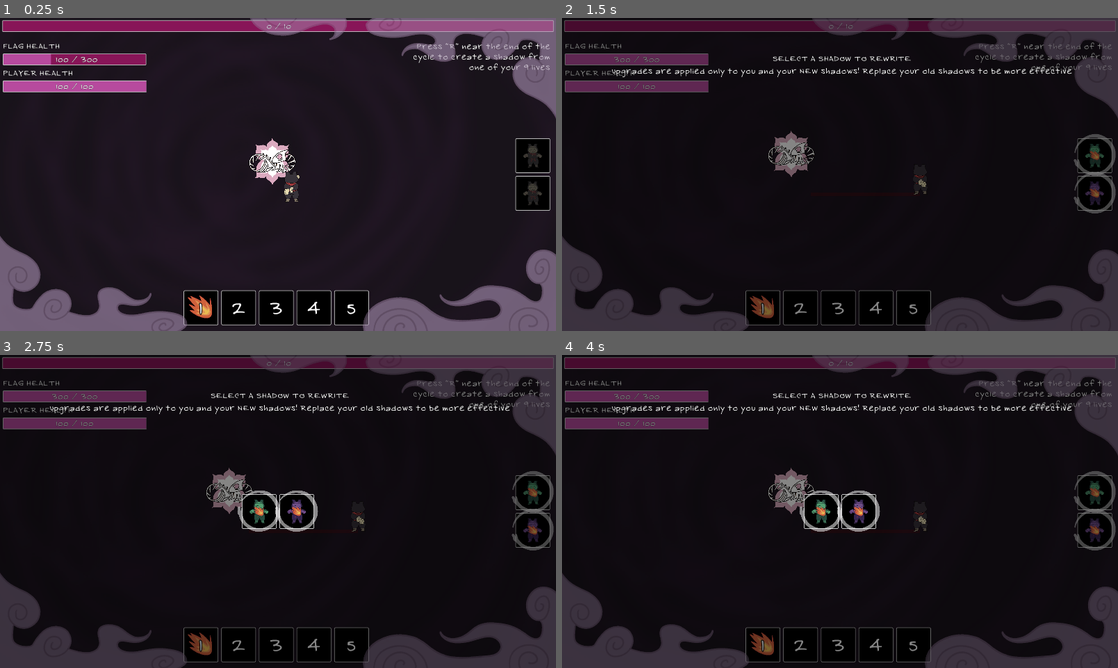
Above: before the commit, frames 1-4 (two rows, left to right).
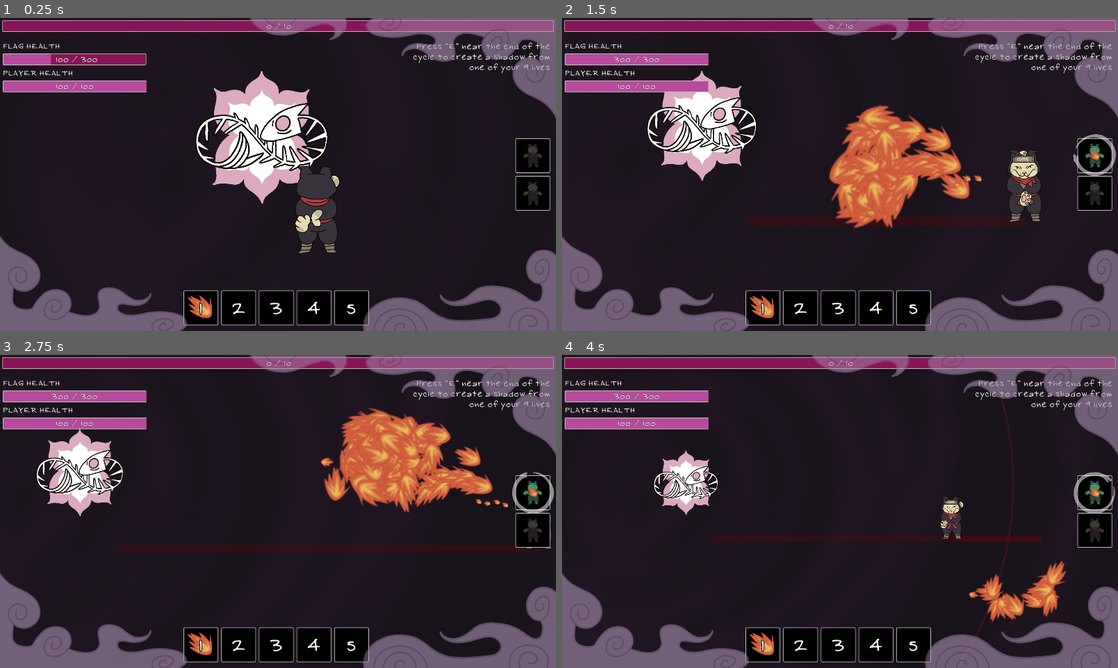
Above: after the commit, the same moments.

Repository: duckenclaw/gmtk2025
Game: Godot game, scene res://src/game/game.tscn
Same seed, same stepped clock (60 frames per second), same inputs: the game is played once before the commit and once after it.
Inputs (mouse positions are in pixels of both pictures, inside the frame that each line leads up to):
- Up to frame 1 (0.25 s): no input
- Up to frame 2 (1.5 s): tap R (record, bound only before the commit) at 0.5, 0.8, 1.25 s; move the mouse to (962, 158) at 0.52 s; hold Right (ui_right) 0.53-1.25 s; tap E (record, bound only after the commit) at 0.6 s; click (962, 158) at 0.67 s; drag from (728, 190) to (923, 180) at 1.27 s
- Up to frame 3 (2.75 s): tap R (record, bound only before the commit) at 2, 2.3 s; move the mouse to (333, 442) at 2.02 s; press the mouse at (333, 442) at 2.03 s; hold Right (ui_right) from 2.03 s (still down)
- Up to frame 4 (4 s): release Right (ui_right) at 2.75 s; release the mouse at (895, 442) at 2.75 s; tap R (record, bound only before the commit) at 2.75, 3.5, 3.6 s; drag from (812, 574) to (789, 492) at 2.77 s; move the mouse to (1006, 558) at 3.52 s; hold Left (ui_left) from 3.53 s (still down); click (1006, 558) at 3.67 s

The runs differ from the first frame. In frame 1, 6.3% of the frame differs, in the area x 35-83%, y 8-76%; in frame 2, 31%, in the area x 0-100%, y 0-100%; in frame 3, 31%; in frame 4, 25%.

Commit message:
added rewriting copies

Diff:
--- a/project.godot
+++ b/project.godot
@@ -114,7 +114,7 @@
 }
 record={
 "deadzone": 0.2,
-"events": [Object(InputEventKey,"resource_local_to_scene":fa …(140 unchanged characters)… d":false,"keycode":0,"physical_keycode":82,"key_label":0,"unicode":114,"location":0,"echo":false,"script":null)
+"events": [Object(InputEventKey,"resource_local_to_scene":fa …(140 unchanged characters)… d":false,"keycode":0,"physical_keycode":69,"key_label":0,"unicode":101,"location":0,"echo":false,"script":null)
 ]
 }
 
--- a/src/game/game.gd
+++ b/src/game/game.gd
@@ -29,6 +29,12 @@
 	State.loop_restarted.connect(update_current_action)
 	State.start_loop()
 
+	(create_tween()
+		.tween_property(camera, "zoom", Vector2(1.35, 1.35), 5.0)
+		.from(Vector2(4, 4))
+		)
+
+
 func spawn_player():
 	player = PLAYER.instantiate()
 	game_map.add_child(player)
@@ -36,7 +42,10 @@
 	player.player_died.connect(on_player_died)
 
 func on_player_died():
-	pass
+	get_tree().paused = true
+	rewrite_copy_menu.open_remove_copy_on_death(player)
+	await State.loop_restarted
+	spawn_player()
 
 func _process(delta: float) -> void:
 	update_camera(delta)
@@ -82,4 +91,4 @@
 		recorder_area.save_recording(player, State.all_time_copies)
 	else:
 		get_tree().paused = true
-		rewrite_copy_menu.rewrite_copy(player)
+		rewrite_copy_menu.open_rewrite_copy(player)
--- a/src/game/game.tscn
+++ b/src/game/game.tscn
@@ -82,10 +82,13 @@
 [node name="ParticleLayer" type="Node2D" parent="."]
 
 [node name="UpgradeMenu" parent="." instance=ExtResource("21_x1f1g")]
+layer = 2
 visible = false
 
-[node name="RewriteCopyMenu" parent="." instance=ExtResource("15_xniy2")]
+[node name="RewriteCopyMenu" parent="." node_paths=PackedStringArray("recorder") instance=ExtResource("15_xniy2")]
+layer = 2
 visible = false
+recorder = NodePath("../RecorderArea")
 
 [connection signal="wave_completed" from="GameMap" to="GameMap" method="_on_wave_completed"]
 [connection signal="timeout" from="GameMap/WaveTimer" to="GameMap" method="_on_wave_timer_timeout"]
--- a/src/game/recorder_area.gd
+++ b/src/game/recorder_area.gd
@@ -81,7 +81,7 @@
 		lines.erase(id)
 
 func save_recording(player: Player, id: int):
-	print("Added new recording")
+	print("Added new recording " + str(id))
 	var copied_config: PlayerConfig = player.player_config.duplicate()
 	copied_config.is_copy = true
 	var record = Record.new(
@@ -94,5 +94,14 @@
 		)
 	State.records.append(record)
 
+func remove_recording(record: Record, copy: Player):
+	print("Removed recording")
+	State.records.erase(record)
+	State.copies.erase(record.id)
+	if is_instance_valid(copy):
+		copy.die()
+		copy.queue_free()
+
+
 func get_record_color(index: int) -> Color:
 	return Random.color(0.5, 1.0)
--- a/src/ui/copy/copy_button.tscn
+++ b/src/ui/copy/copy_button.tscn
@@ -22,6 +22,7 @@
 
 [node name="PanelContainer" type="PanelContainer" parent="."]
 layout_mode = 2
+mouse_filter = 1
 
 [node name="MarginContainer" type="MarginContainer" parent="PanelContainer"]
 layout_mode = 2
@@ -70,7 +71,7 @@
 [node name="TextureRect" type="TextureRect" parent="PanelContainer/MarginContainer"]
 layout_mode = 2
 
-[node name="ClickListener" type="Node" parent="PanelContainer"]
+[node name="ClickListener" type="Node" parent="."]
 script = ExtResource("2_h6mug")
 
-[connection signal="mouse_pressed" from="PanelContainer/ClickListener" to="PanelContainer" method="_on_click_listener_mouse_pressed"]
+[connection signal="mouse_pressed" from="ClickListener" to="." method="_on_click_listener_mouse_pressed"]
--- a/src/ui/game_ui.tscn
+++ b/src/ui/game_ui.tscn
@@ -102,7 +102,7 @@
 offset_top = 81.0
 offset_right = 1900.0
 offset_bottom = 186.0
-text = "Press \"R\" near the end of the cycle to create a shadow from one of your 9 lives"
+text = "Press \"E\" near the end of the cycle to create a shadow from one of your 9 lives"
 horizontal_alignment = 2
 autowrap_mode = 3
 
--- a/src/ui/rewrite_copy_menu.gd
+++ b/src/ui/rewrite_copy_menu.gd
@@ -9,26 +9,40 @@
 @onready var hint_label: Label = $CenterContainer2/VBoxContainer/HintLabel
 @onready var copies_container: HBoxContainer = $CopiesCenterContainer/Copies
 
-func remove_copy_on_death(player: Player):
+var saved_player: Player
+
+func open_remove_copy_on_death(player: Player):
+	show()
+	saved_player = player
 	label.text = "YOU DIED. TAKE PLACE OF YOUR SHADOW"
-	hint_label.text = "You will take it's place on a new cycle"
+	hint_label.text = "You will take it's place the start of a new cycle"
 
 	await WaitUtil.wait(0.4)
+	setup_copies(remove_copy_on_death)
+
+func remove_copy_on_death(copy_button: CopyButton):
+	recorder.remove_recording(copy_button.record, copy_button.copy)
+	State.max_copies -= 1
+	exit()
 
 
-
-func rewrite_copy(player: Player):
+func open_rewrite_copy(player: Player):
+	saved_player = player
 	show()
 	label.text = "SELECT A SHADOW TO REWRITE"
+	hint_label.text = "Upgrades are applied only to you and your NEW shadows! Replace your old shadows to be more effective"
 
 	await WaitUtil.wait(0.4)
+	setup_copies(rewrite_copy)
 
-	setup_copies()
 
-	#State.all_time_copies += 1
-	#recorder.save_recording(player, State.all_time_copies)
+func rewrite_copy(copy_button: CopyButton):
+	recorder.remove_recording(copy_button.record, copy_button.copy)
+	State.all_time_copies += 1
+	recorder.save_recording(saved_player, State.all_time_copies)
+	exit()
 
-func setup_copies():
+func setup_copies(click_callable: Callable):
 	show()
 	NodeUtils.queue_free_children(copies_container)
 	for i in State.max_copies:
@@ -43,12 +57,9 @@
 		copy_button.record = record
 		copy_button.copy = copy
 
-		copy_button.clicked.connect(on_copy_button_clicked.bind(copy_button))
+		copy_button.clicked.connect(click_callable.bind(copy_button))
 
 		copies_container.add_child(copy_button)
-
-func on_copy_button_clicked(copy_button: CopyButton):
-	exit()
 
 func exit():
 	visible = false
--- a/src/ui/rewrite_copy_menu.tscn
+++ b/src/ui/rewrite_copy_menu.tscn
@@ -3,6 +3,7 @@
 [ext_resource type="Script" uid="uid://cpghcsf385eac" path="res://src/ui/rewrite_copy_menu.gd" id="1_ykuxl"]
 
 [node name="RewriteCopyMenu" type="CanvasLayer"]
+process_mode = 3
 script = ExtResource("1_ykuxl")
 
 [node name="ColorRect" type="ColorRect" parent="."]
@@ -11,7 +12,7 @@
 offset_top = -28.0
 offset_right = 1998.0
 offset_bottom = 1130.0
-color = Color(0, 0, 0, 0.47843137)
+color = Color(0, 0, 0, 0.84705883)
 
 [node name="CenterContainer2" type="CenterContainer" parent="."]
 anchors_preset = -1
@@ -36,11 +37,16 @@
 horizontal_alignment = 1
 
 [node name="CopiesCenterContainer" type="CenterContainer" parent="."]
-anchors_preset = 15
+anchors_preset = -1
 anchor_right = 1.0
 anchor_bottom = 1.0
+offset_left = -614.0
+offset_top = -290.0
+offset_right = -614.0
+offset_bottom = -290.0
 grow_horizontal = 2
 grow_vertical = 2
+scale = Vector2(1.7, 1.7)
 
 [node name="Copies" type="HBoxContainer" parent="CopiesCenterContainer"]
 layout_mode = 2
--- a/src/upgrades/upgrade_menu.tscn
+++ b/src/upgrades/upgrade_menu.tscn
@@ -12,7 +12,7 @@
 offset_top = -28.0
 offset_right = 1998.0
 offset_bottom = 1130.0
-color = Color(0, 0, 0, 0.47843137)
+color = Color(0, 0, 0, 0.7176471)
 
 [node name="CenterContainer2" type="CenterContainer" parent="."]
 anchors_preset = -1
